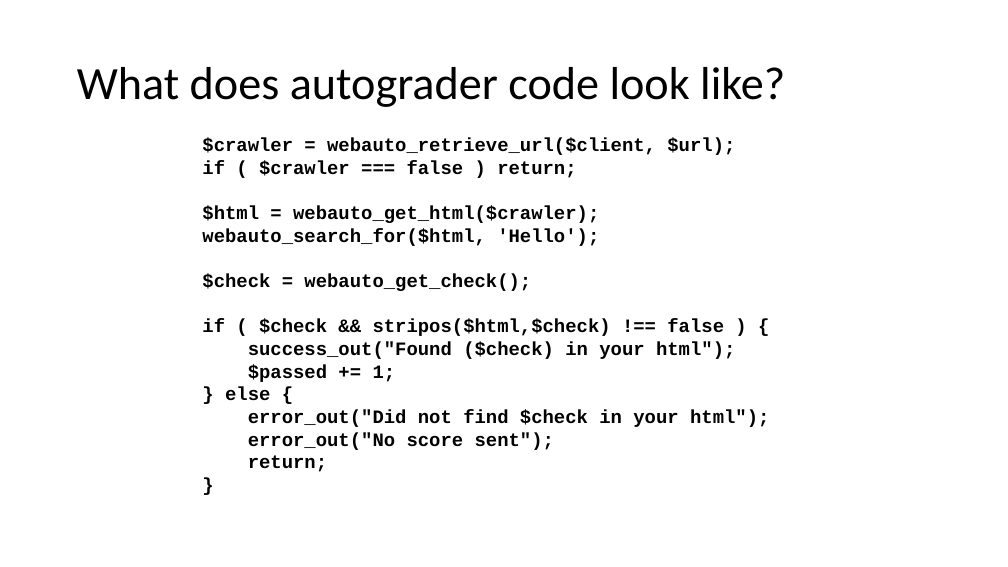
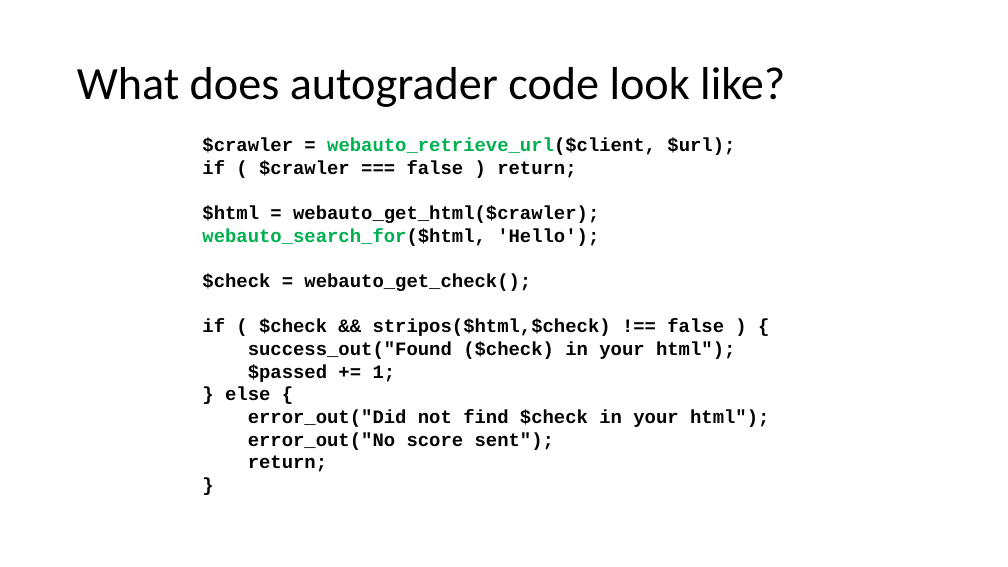
Before and after one commit to csev/dj4e, a slide deck: slide 6 of lectures/00-Auto-Grader.pptx (slide 4 before the commit). Drawn at 1008x567 pixels with LibreOffice and Linux fonts; fonts in the diff are those of the drawing. Boxes give left, top, right and bottom in pixels: in the first picture for what was removed or moved away, otherwise in the second. Text is boxed around its words. In the diff, an @@ line names an element or a change of style, - is before the commit and + after.

Commit message:
Update autograder lecture.

```diff
--- a/lectures/00-Auto-Grader.pptx
+++ b/lectures/00-Auto-Grader.pptx
@@ text at <box>202,138,735,246</box>: text colour #000000 to #00B050 in "webauto_retrieve_url($client,", "webauto_search_for($html," @@
```
Also in this commit, not shown: 1 other slide changed, 4 slides added, 3 slides removed, 10 other files.
